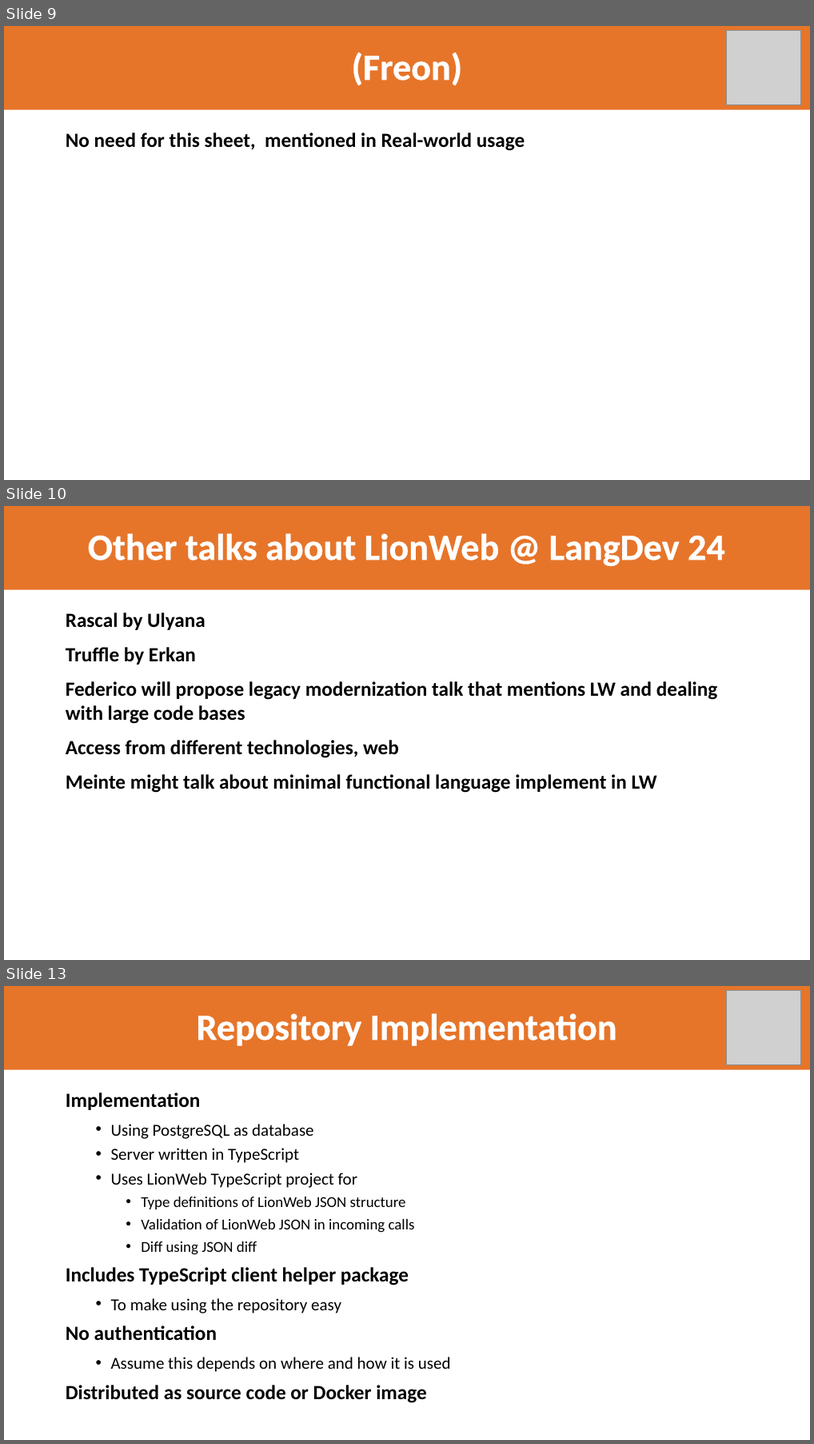
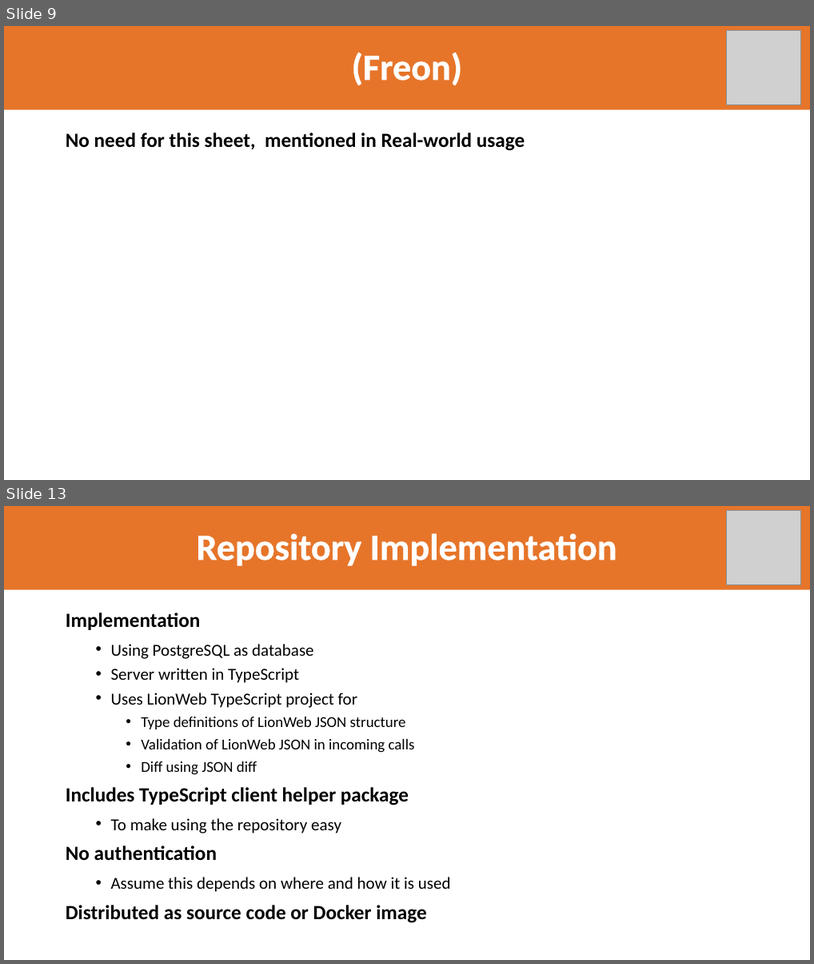
Before and after one commit to LionWeb-io/specification, a slide deck: resources/LangDev 2024 Talk-jos.pptx. Shown one above the other, each under a label of ours: slides 9, 10 and 13 before the commit, slides 9 and 13 after it; the slides between them are not shown. The pictures are 814x1444 and 814x964 pixels, drawn with LibreOffice and Linux fonts; fonts in the diff are those of the drawing; grey boxes stand for pictures; background and template pictures are left out. Boxes give left, top, right and bottom in pixels: in the first picture for what was removed or moved away, otherwise in the second. Text is boxed around its words. In the diff, an @@ line names an element or a change of style, - is before the commit and + after.

Commit message:
Layout improved, more text

```diff
--- a/resources/LangDev 2024 Talk-jos.pptx
+++ b/resources/LangDev 2024 Talk-jos.pptx
@@ slide 10 removed at [4, 506, 810, 960], background #FFFFFF @@
@@ title removed at [4, 506, 810, 589] @@
-Other talks about LionWeb @ LangDev 24
@@ text removed at [66, 612, 718, 792] @@
-Rascal by Ulyana
-Truffle by Erkan
-Federico will propose legacy modernization talk that mentions LW and dealing with large code bases
-Access from different technologies, web
-Meinte might talk about minimal functional language implement in LW
```
Also in this commit, not shown: 15 slides changed, 7 slides added, 7 other slides removed.
